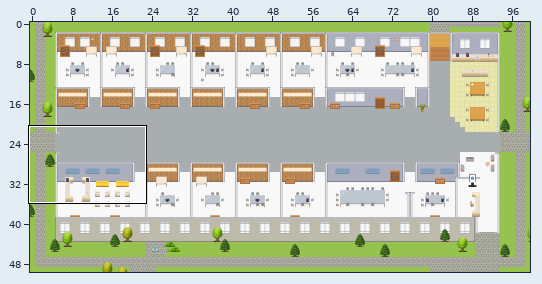
A Tiled map (JSON) gets an edit: maps/Cyber-Security-Culture-Enablement-Platform.tmj. Above, an overview of the earlier version with the close-up marked.
Close-up. Before:
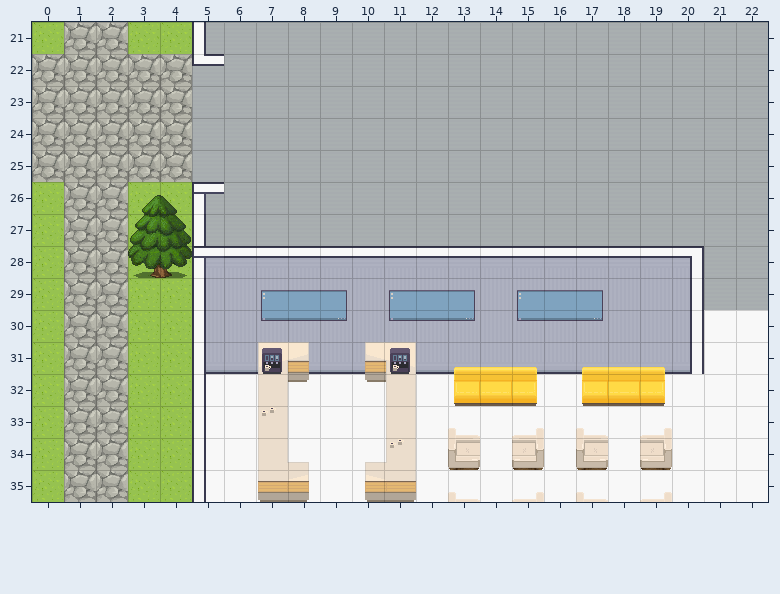
Cells are 32x32 px. Shown: x 0..22, y 21..35. The commit also changed other parts of the map, which this record leaves out.
The same view after the edit:
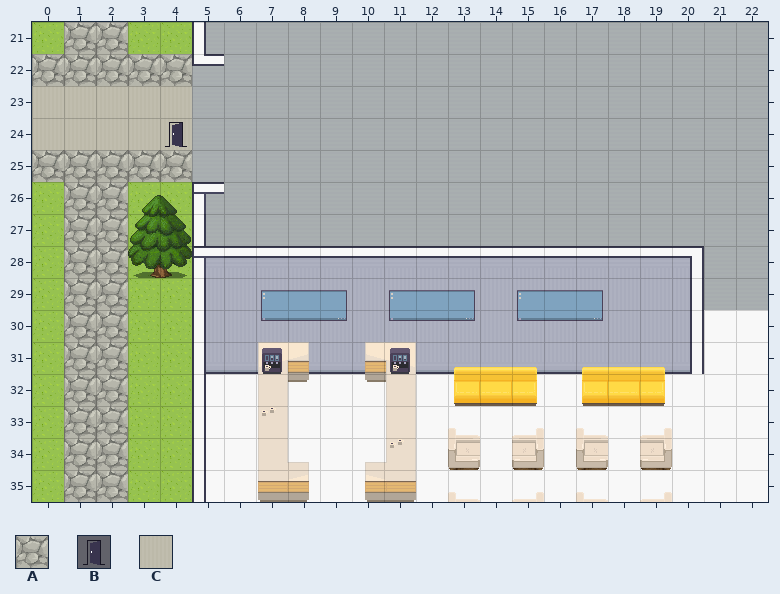
Key: from "Exterior": A 638; from "User_Zones": B 65; from "room2": C 328.
_ is an empty cell.
The exact change:
Layer "outside":
The edit turns tile A into tile C in rows 23 to 24 at x 0 to 4.
Layer "zones":
There is now tile B in row 24 at x 4.
Boxes around the changes in both close-ups, in picture pixels (x1, y1, x2, y2):
changed: (32, 86, 192, 150)
